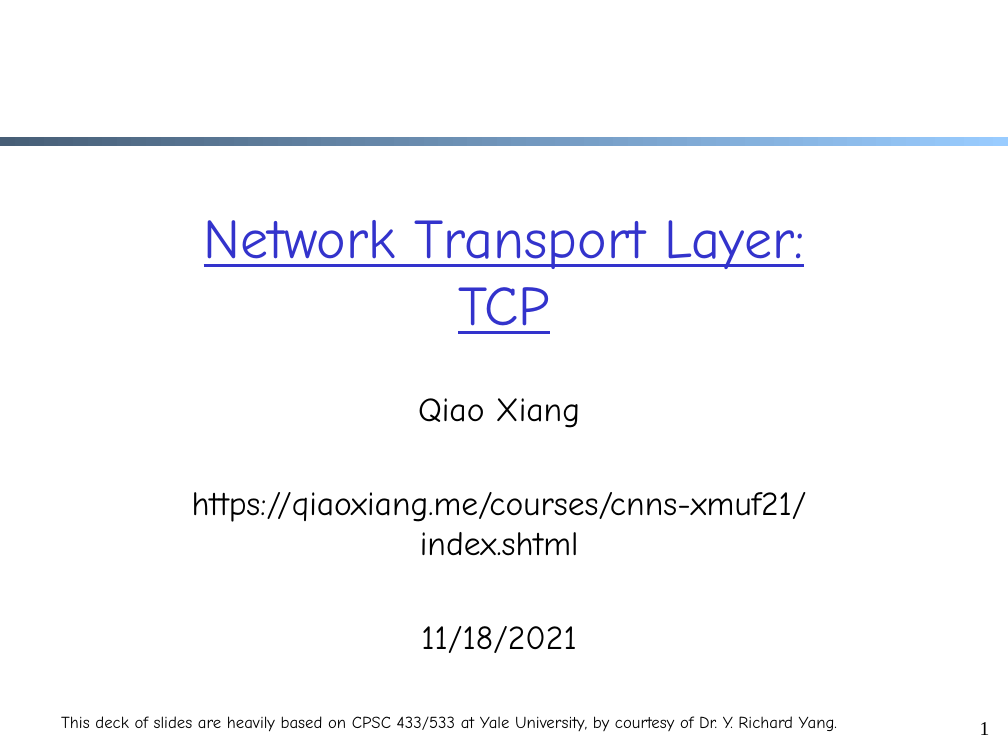
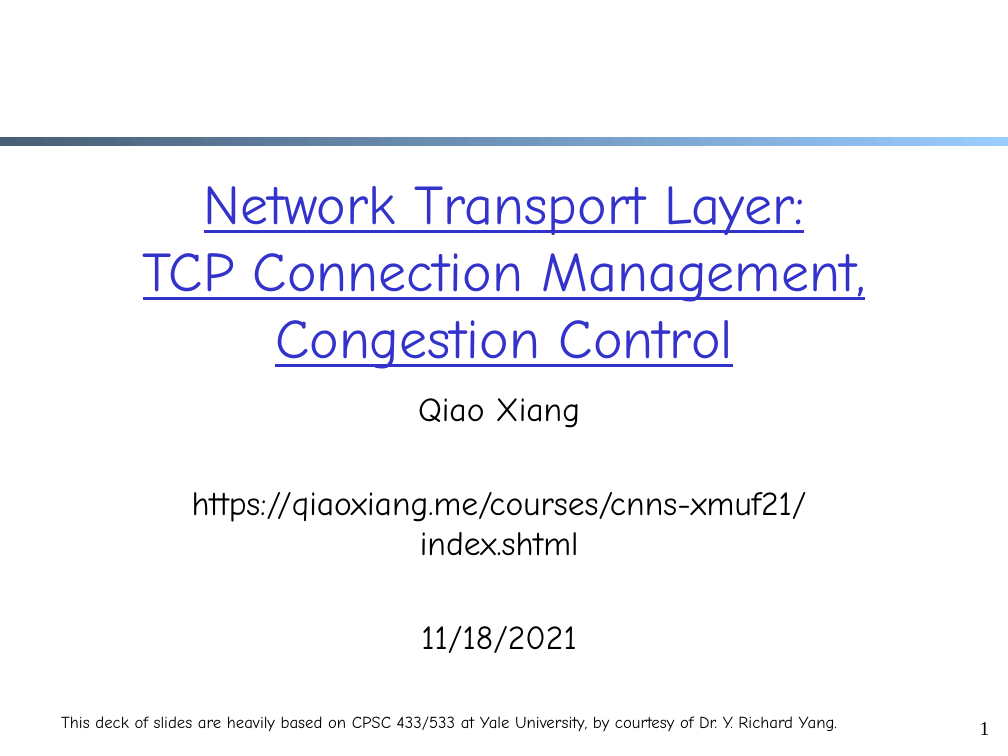
Before and after one commit to xiangq27/xiangq27.github.io, a slide deck: slide 1 of courses/cnns-xmuf21/files/lectures/transport-cc-aimd-reno.pptx. Drawn at 1008x756 pixels with LibreOffice and Linux fonts; fonts in the diff are those of the drawing. Boxes give left, top, right and bottom in pixels: in the first picture for what was removed or moved away, otherwise in the second. Text is boxed around its words. In the diff, an @@ line names an element or a change of style, - is before the commit and + after.

```diff
--- a/courses/cnns-xmuf21/files/lectures/transport-cc-aimd-reno.pptx
+++ b/courses/cnns-xmuf21/files/lectures/transport-cc-aimd-reno.pptx
@@ title at (143,186,866,369): text changed @@
-Network Transport Layer:
-TCP
+Network Transport Layer:
+TCP Connection Management, Congestion Control
```
Also in this commit, not shown: 1 other slide changed, 6 other files.
